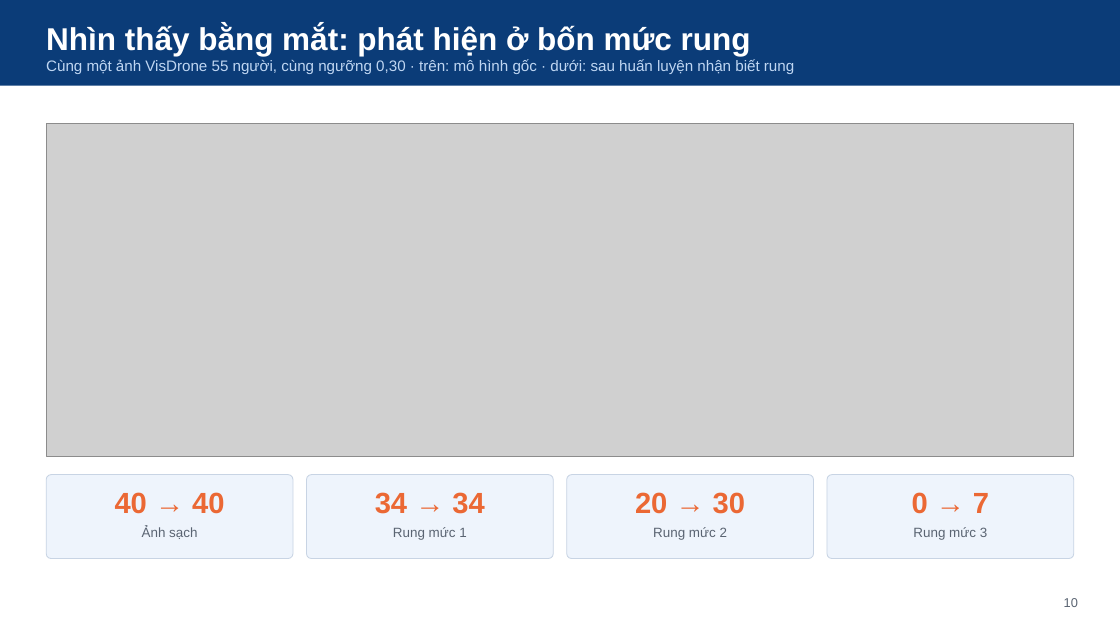
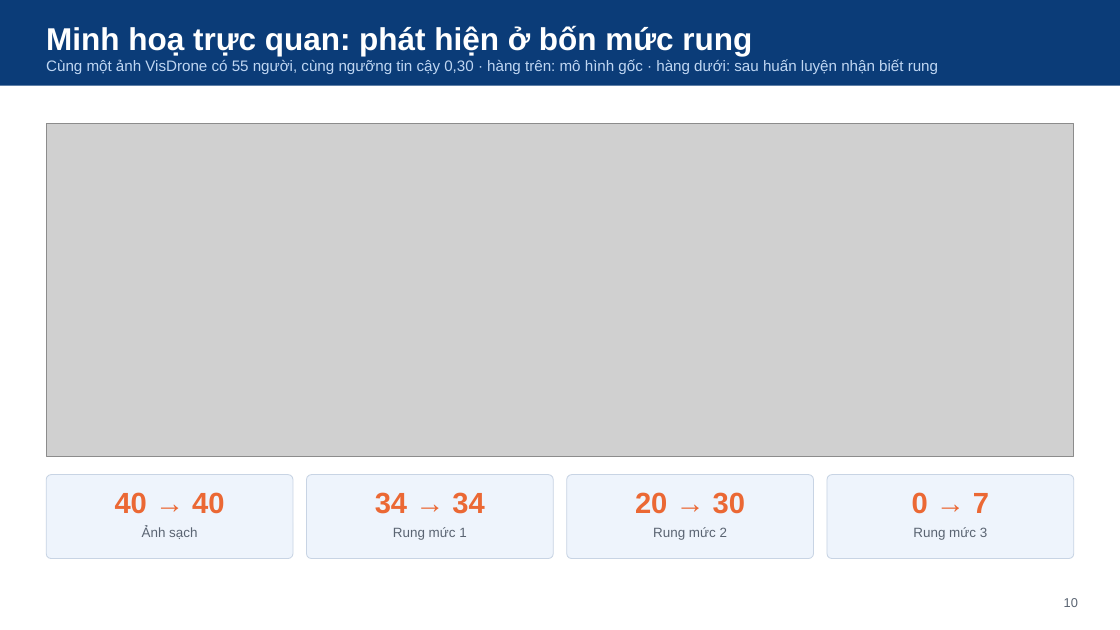
Before and after one commit to NhanHuynh2006/Drone_Following, a slide deck: slide 10 of nckh_SV2026-474/slides/SteadyDet-N_nghiem_thu_nhe.pptx. Drawn at 1120x630 pixels with LibreOffice and Linux fonts; fonts in the diff are those of the drawing; grey boxes stand for pictures. Boxes give left, top, right and bottom in pixels: in the first picture for what was removed or moved away, otherwise in the second. Text is boxed around its words. In the diff, an @@ line names an element or a change of style, - is before the commit and + after.

```diff
--- a/nckh_SV2026-474/slides/SteadyDet-N_nghiem_thu_nhe.pptx
+++ b/nckh_SV2026-474/slides/SteadyDet-N_nghiem_thu_nhe.pptx
@@ text in rectangle at (46,25,938,74): text changed @@
-Nhìn thấy bằng mắt: phát hiện ở bốn mức rung
-Cùng một ảnh VisDrone 55 người, cùng ngưỡng 0,30 · trên: mô hình gốc · dưới: sau huấn luyện nhận biết rung
+Minh hoạ trực quan: phát hiện ở bốn mức rung
+Cùng một ảnh VisDrone có 55 người, cùng ngưỡng tin cậy 0,30 · hàng trên: mô hình gốc · hàng dưới: sau huấn luyện nhận biết rung
```
Also in this commit, not shown: 3 other slides changed, 10 other files.
